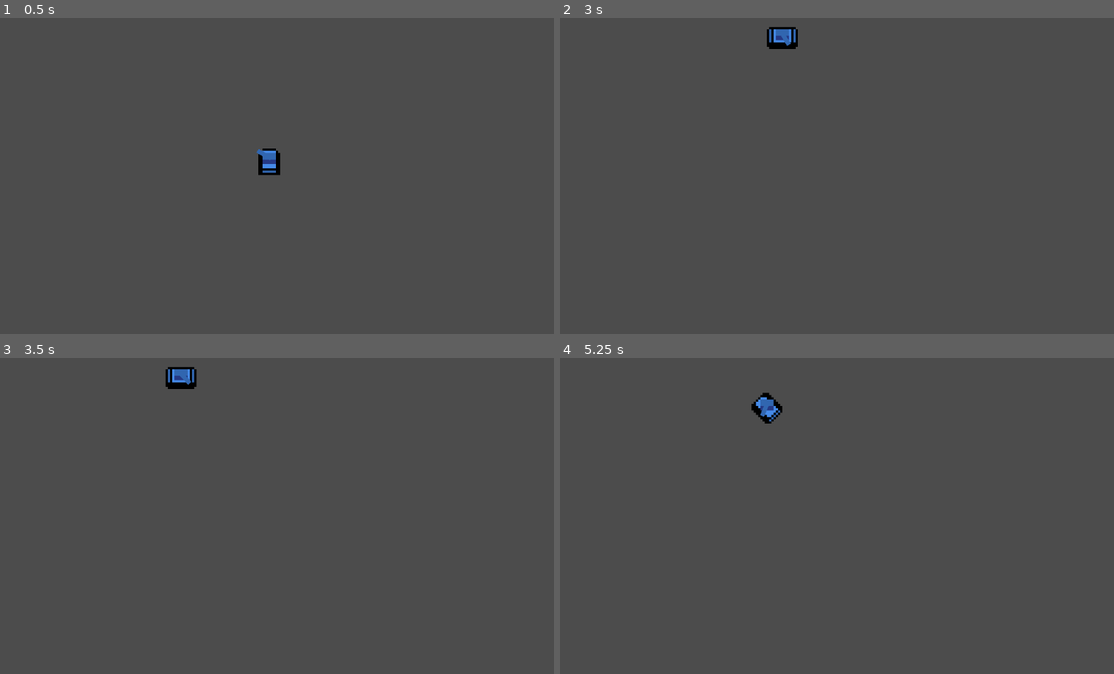
Above: before the commit, frames 1-4 (two rows, left to right).
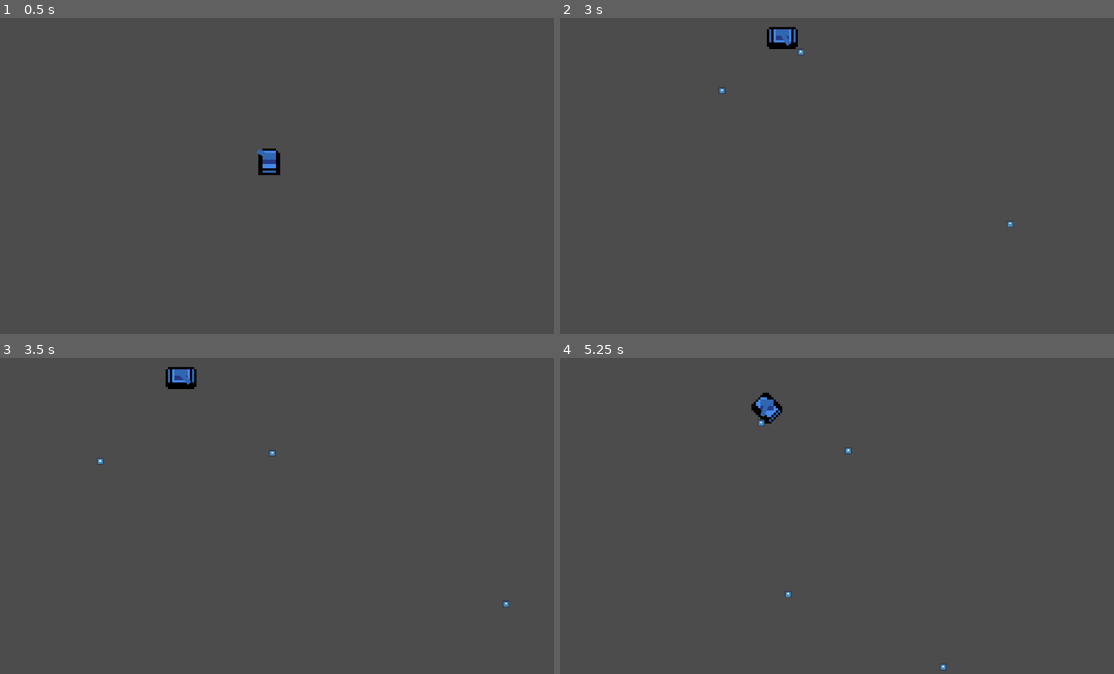
Above: after the commit, the same moments.

Repository: jpcerrone/TanksGodot
Game: Godot game, scene res://Main.tscn
Two runs of this game, one before a commit and one after it. Both use one fixed random seed, a clock stepped at 60 frames per second and the inputs below. The engine's default icon, where the game draws it, is replaced by a stand-in: a white triangle on a blue panel in a dark square.
Inputs (mouse positions are in pixels of both pictures, inside the frame that each line leads up to):
- Up to frame 1 (0.5 s): no input
- Up to frame 2 (3 s): tap Enter at 0.5 s; move the mouse to (803, 236) at 0.52 s; hold W (move_up) 0.53-2.03 s; click (803, 236) at 0.6 s; move the mouse to (1003, 217) at 1.27 s; click (1003, 217) at 1.35 s; move the mouse to (665, 119) at 2.02 s; hold A (move_left) from 2.03 s (still down); click (665, 119) at 2.1 s; move the mouse to (859, 169) at 2.77 s; click (859, 169) at 2.85 s
- Up to frame 3 (3.5 s): keep holding A (move_left)
- Up to frame 4 (5.25 s): move the mouse to (748, 427) at 3.52 s; release A (move_left) at 3.53 s; hold S (move_down) 3.53-4.28 s; click (748, 427) at 3.6 s; move the mouse to (958, 493) at 4.27 s; hold D (move_right) 4.28-5.03 s; click (958, 493) at 4.35 s; move the mouse to (720, 525) at 5.02 s; hold W (move_up) from 5.03 s (still down); click (720, 525) at 5.1 s

Frame 1 is identical in both runs. In frame 2, less than 0.1% of the frame differs, in the area x 28-82%, y 10-67%; in frame 3, less than 0.1%; in frame 4, less than 0.1%, in the area x 35-70%, y 19-99%.

Commit message:
added bullets

Diff:
--- /dev/null
+++ b/Bullet.gd
@@ -0,0 +1,17 @@
+extends KinematicBody2D
+
+
+var speed = 250.0
+var velocity = Vector2()
+# Called when the node enters the scene tree for the first time.
+func _ready():
+	pass # Replace with function body.
+
+func setup(initialPosition: Vector2, initialVelocity: Vector2):
+	position = initialPosition
+	self.velocity = initialVelocity
+
+# Called every frame. 'delta' is the elapsed time since the previous frame.
+func _physics_process(delta):
+	move_and_collide(velocity*delta*speed)
+	pass
--- /dev/null
+++ b/Bullet.tscn
@@ -0,0 +1,11 @@
+[gd_scene load_steps=3 format=2]
+
+[ext_resource path="res://icon.png" type="Texture" id=1]
+[ext_resource path="res://Bullet.gd" type="Script" id=2]
+
+[node name="Bullet" type="KinematicBody2D"]
+script = ExtResource( 2 )
+
+[node name="Sprite" type="Sprite" parent="."]
+scale = Vector2( 0.2, 0.2 )
+texture = ExtResource( 1 )
--- a/Main.tscn
+++ b/Main.tscn
@@ -14,11 +14,11 @@
 
 [sub_resource type="AtlasTexture" id=3]
 atlas = ExtResource( 1 )
-region = Rect2( 48, 0, 16, 16 )
+region = Rect2( 0, 0, 16, 16 )
 
 [sub_resource type="AtlasTexture" id=4]
 atlas = ExtResource( 1 )
-region = Rect2( 0, 0, 16, 16 )
+region = Rect2( 48, 0, 16, 16 )
 
 [sub_resource type="SpriteFrames" id=5]
 animations = [ {
@@ -34,22 +34,22 @@
 }, {
 "frames": [ SubResource( 3 ) ],
 "loop": true,
-"name": "diagonal_down",
+"name": "horizontal",
 "speed": 5.0
 }, {
 "frames": [ SubResource( 4 ) ],
 "loop": true,
-"name": "horizontal",
+"name": "diagonal_down",
 "speed": 5.0
 } ]
 
 [node name="Main" type="Node2D"]
 
-[node name="KinematicBody2D" type="KinematicBody2D" parent="."]
+[node name="Tank" type="KinematicBody2D" parent="."]
 position = Vector2( 504.605, 286.77 )
 script = ExtResource( 2 )
 
-[node name="Sprite" type="AnimatedSprite" parent="KinematicBody2D"]
+[node name="Sprite" type="AnimatedSprite" parent="Tank"]
 scale = Vector2( 4, 4 )
 frames = SubResource( 5 )
 animation = "diagonal_down"
@@ -57,9 +57,9 @@
 "_edit_lock_": true
 }
 
-[node name="CollisionShape2D" type="CollisionShape2D" parent="KinematicBody2D"]
+[node name="CollisionShape2D" type="CollisionShape2D" parent="Tank"]
 
-[node name="Cannon" type="Sprite" parent="KinematicBody2D"]
+[node name="Cannon" type="Sprite" parent="Tank"]
 position = Vector2( 0, -8 )
 scale = Vector2( 4, 4 )
 z_index = 1
--- a/Player.gd
+++ b/Player.gd
@@ -5,6 +5,8 @@
 var velocity = Vector2()
 var rotation_dir = 0
 var tankRotation = 0
+
+const Bullet = preload("res://Bullet.tscn")
 # Called when the node enters the scene tree for the first time.
 func _ready():
 	pass # Replace with function body.
@@ -109,6 +111,12 @@
 	#$Cannon.look_at(get_global_mouse_position())
 
 	#print_debug($Cannon.rotation)
+	var bullet
+
+	if Input.is_action_just_pressed("shoot"):
+		bullet = Bullet.instance()
+		bullet.setup(position, (get_global_mouse_position() - position).normalized())
+		get_node("/root/Main").add_child(bullet)
 	tankRotation += rotation_dir * rotDelta
 	velocity = velocity.normalized() * speed
 	velocity = move_and_slide(velocity)
--- a/project.godot
+++ b/project.godot
@@ -40,6 +40,11 @@
 "events": [ Object(InputEventKey,"resource_local_to_scene":false,"resource_name":"","device":0,"alt":false,"shift":false,"control":false,"meta":false,"command":false,"pressed":false,"scancode":68,"unicode":0,"echo":false,"script":null)
  ]
 }
+shoot={
+"deadzone": 0.5,
+"events": [ Object(InputEventMouseButton,"resource_local_to_scene":false,"resource_name":"","device":0,"alt":false,"shift":false,"control":false,"meta":false,"command":false,"button_mask":0,"position":Vector2( 0, 0 ),"global_position":Vector2( 0, 0 ),"factor":1.0,"button_index":1,"pressed":false,"doubleclick":false,"script":null)
+ ]
+}
 
 [physics]
 
